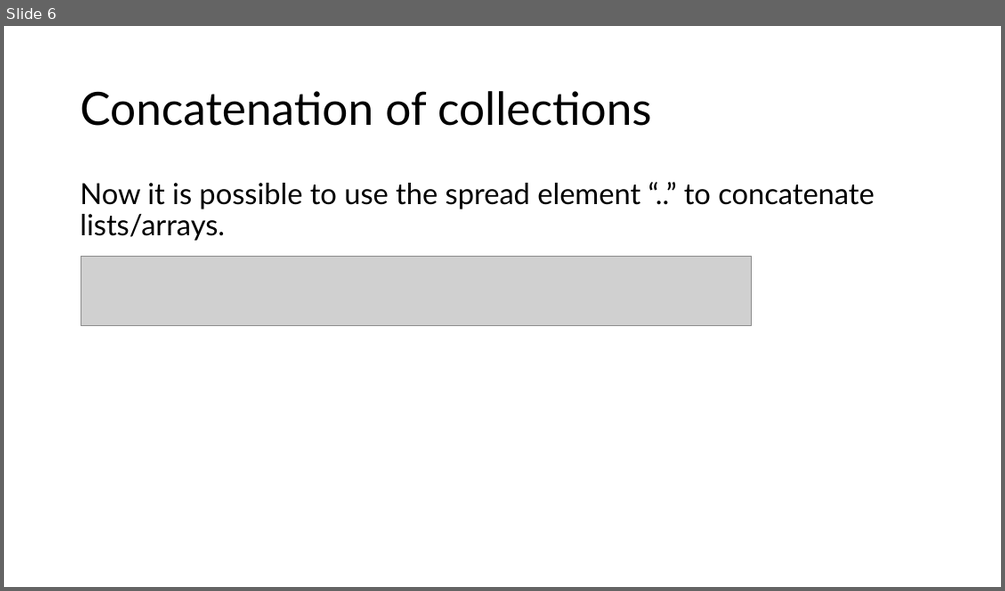
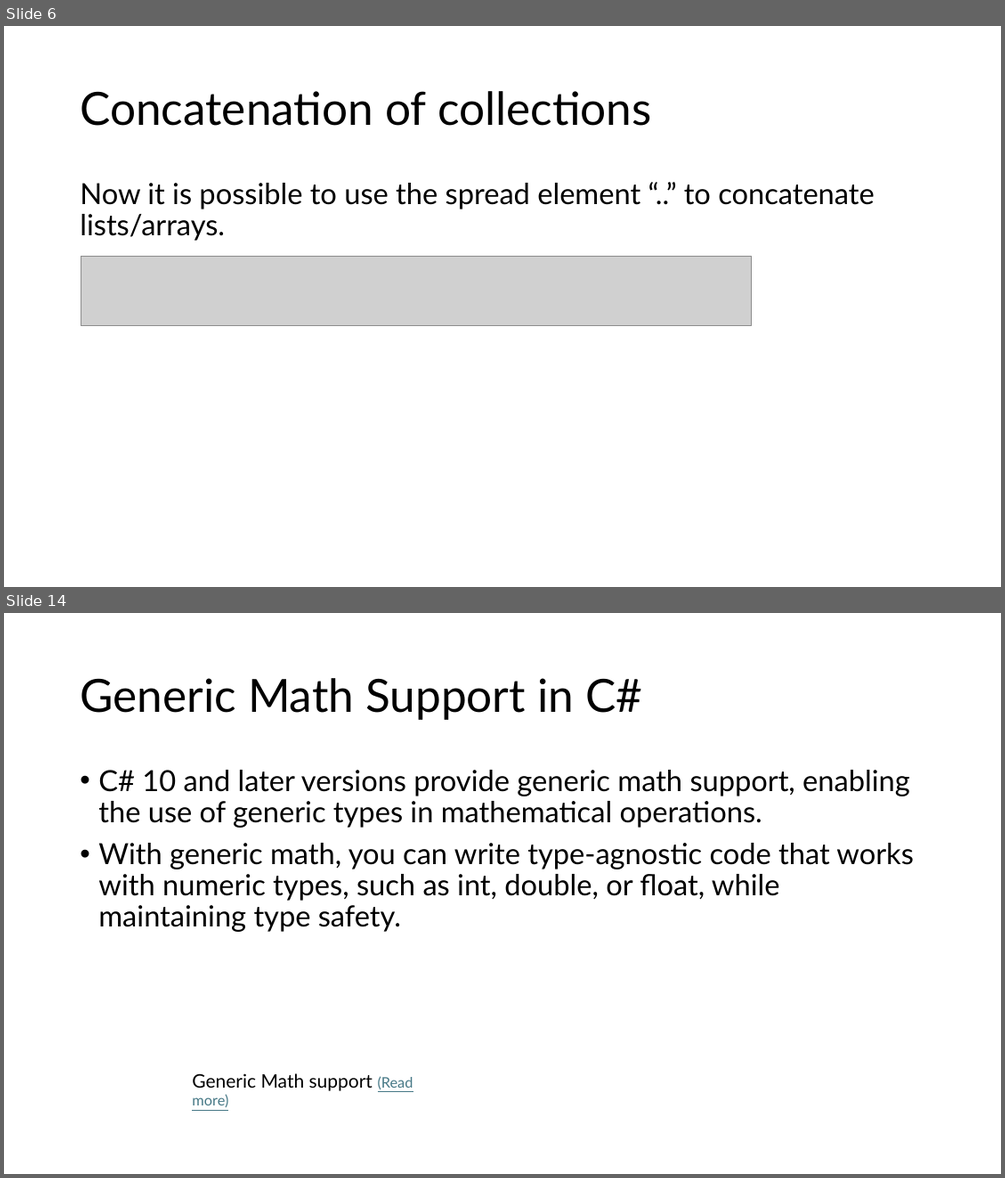
Before and after one commit to LuisSouto/C-sharp-new-features, a slide deck: slides.pptx. Shown one above the other, each under a label of ours: slide 6 before the commit, slides 6 and 14 after it; the slides between them are not shown. The pictures are 1005x591 and 1005x1178 pixels, drawn with LibreOffice and Linux fonts; fonts in the diff are those of the drawing; grey boxes stand for pictures. Boxes give left, top, right and bottom in pixels: in the first picture for what was removed or moved away, otherwise in the second. Text is boxed around its words. In the diff, an @@ line names an element or a change of style, - is before the commit and + after.

```diff
--- a/slides.pptx
+++ b/slides.pptx
@@ slide 14 added at (x1=4, y1=613, x2=1001, y2=1174), background #FFFFFF @@
@@ title added at (x1=80, y1=678, x2=642, y2=720), 44 pt, text #000000 @@
+Generic Math Support in C#
@@ text added at (x1=98, y1=770, x2=913, y2=932), 28 pt, text #000000 @@
+• C# 10 and later versions provide generic math support, enabling the use of generic types in mathematical operations.
+• With generic math, you can write type-agnostic code that works with numeric types, such as int, double, or float, while maintaining type safety.
@@ text added at (x1=192, y1=1073, x2=413, y2=1107), 18 pt, text #000000 @@
+Generic Math support (Read more)
```
Also in this commit, not shown: 7 other slides added, 1 other file.
